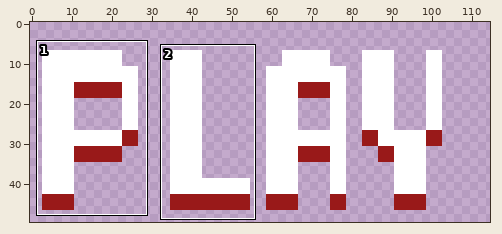
Two versions of one sprite sheet, resources/buttons/playButtonIdle.png. The picture above shows the old version from afar; the outline marks the close-up.
Close-up. Before:
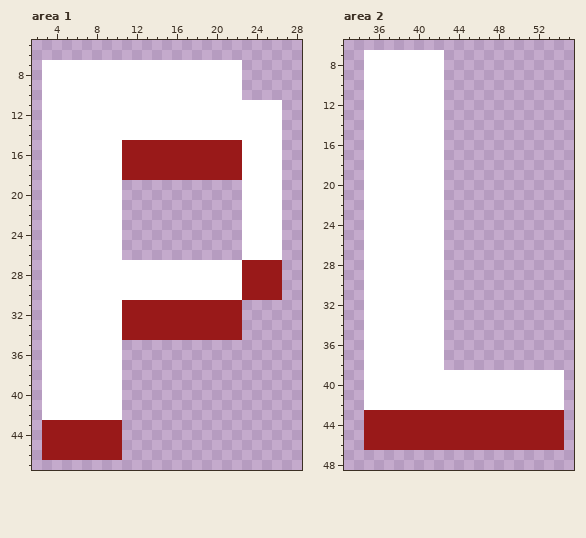
The file is 128x128 pixels. Colours within 5 levels of each other are drawn and written as one. Shown: area 1: x 2..28, y 5..47; area 2: x 33..55, y 6..48. The old version is drawn lined up with the new one, on the new canvas. The commit also changed other parts of the picture, which this record leaves out.
Once edited:
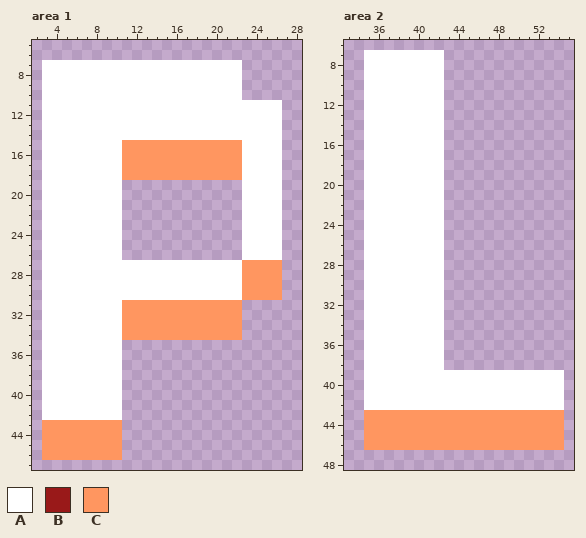
Palette (. is transparent): A #ffffff  B #991919  C #ff9660
Change:
canvas 128x128 -> 115x50, the old top-left corner now at -9,-33 (the part of the old canvas that was cut away was empty and is not shown)
Changed rows in their new state; - is an unchanged pixel.
Area 1:
first column x 11:
15 CCCCCCCCCCCC
16 CCCCCCCCCCCC
17 CCCCCCCCCCCC
18 CCCCCCCCCCCC
first column x 11:
27 ------------CCCC
28 ------------CCCC
29 ------------CCCC
30 ------------CCCC
31 CCCCCCCCCCCC----
32 CCCCCCCCCCCC----
33 CCCCCCCCCCCC----
34 CCCCCCCCCCCC----
first column x 3:
43 CCCCCCCC
44 CCCCCCCC
45 CCCCCCCC
46 CCCCCCCC
Area 2:
first column x 35:
43 CCCCCCCCCCCCCCCCCCCC
44 CCCCCCCCCCCCCCCCCCCC
45 CCCCCCCCCCCCCCCCCCCC
46 CCCCCCCCCCCCCCCCCCCC
